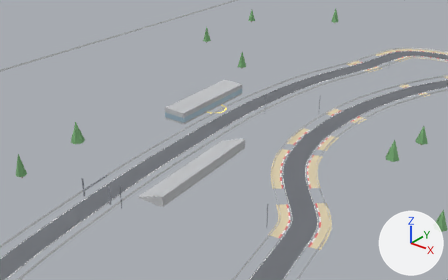
Two versions of the glTF model apps/sim/public/strip/tracks/monaco.glb, one commit apart.
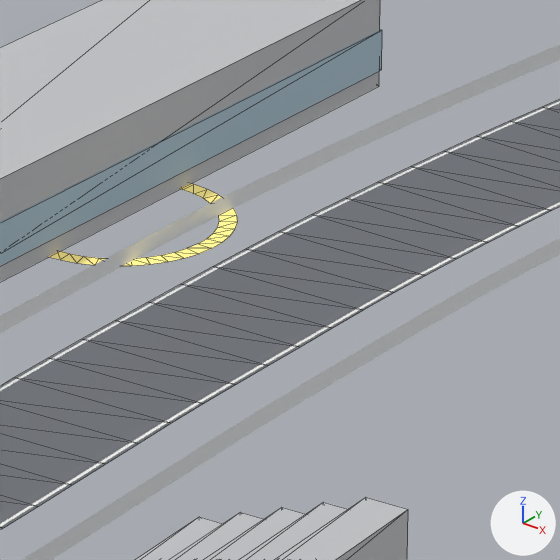
There are two pictures of each version: one from a 50 mm camera at (226.7, -133.6, 126.5) aimed at (45.4, 93.0, -14.0), one close up on the part from 45% to 58% of the width and 30% to 52% of the height. Arrows for +X, +Y and +Z are at lower right; the lights stay in place. The last two pictures show the newer version. The close-ups show mesh edges as thin lines. Vertices at exactly the same position are counted once.

Objects in the first close-up: 'monaco.barrier', 'monaco.concrete', 'monaco.glass', 'monaco.line', 'monaco.paint', 'monaco.tarmac'.
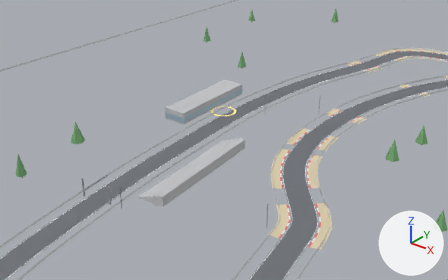
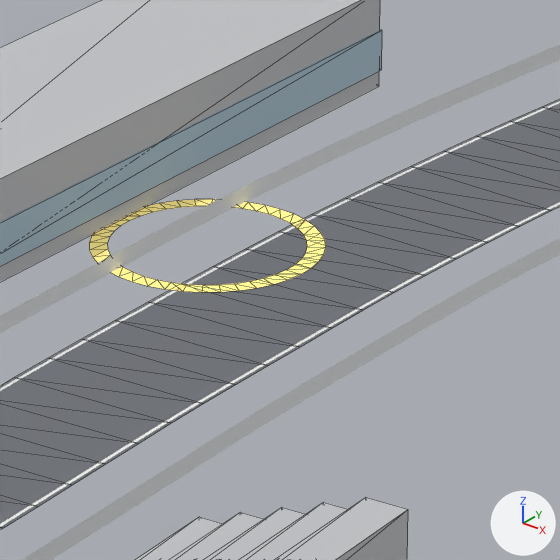
The edits, one by one:
me_monaco_paint is used by ob_monaco_paint; location (0.0, 0.0, 0.0).
me_monaco_paint had 80 vertices, 80 faces and spanned x 29.65..42.65, y 90.15..103.15, z 0.02.
me_monaco_paint now has 80 vertices, 80 faces and spans x 35.64..48.64, y 90.37..103.37, z 0.02.
me_monaco_paint part 1: the whole mesh is moved by (6.0, 0.22, 0.0).

Where the change shows, as pixel boxes [x1, y1, x2, y2] in the close-ups (560 x 560 px):
'monaco.paint', moved: before [49, 183, 237, 266]; after [89, 199, 326, 292]
